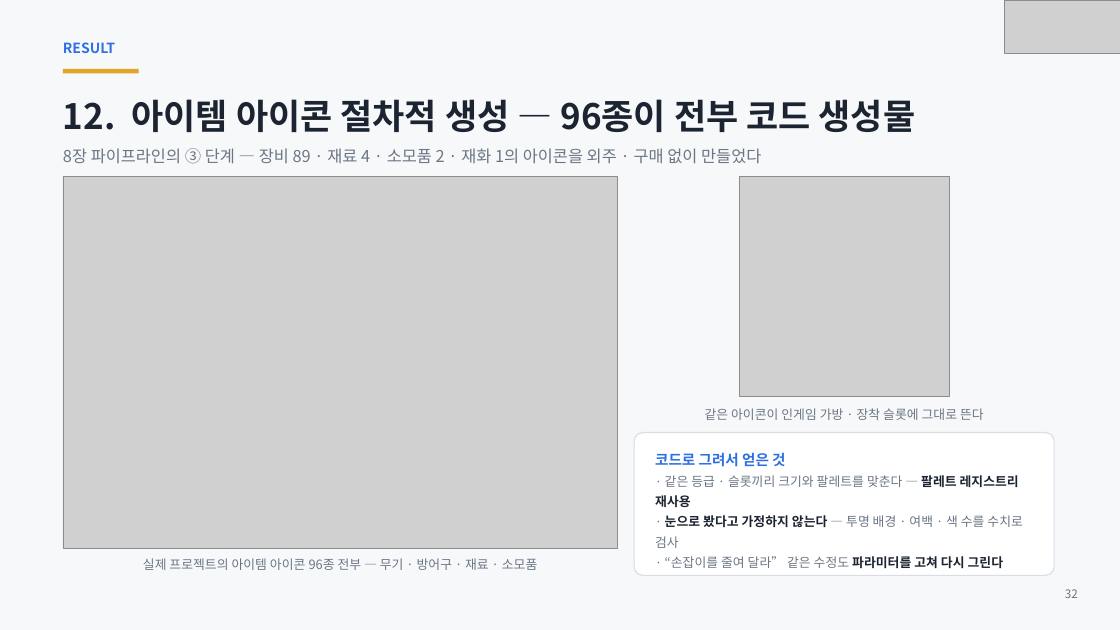
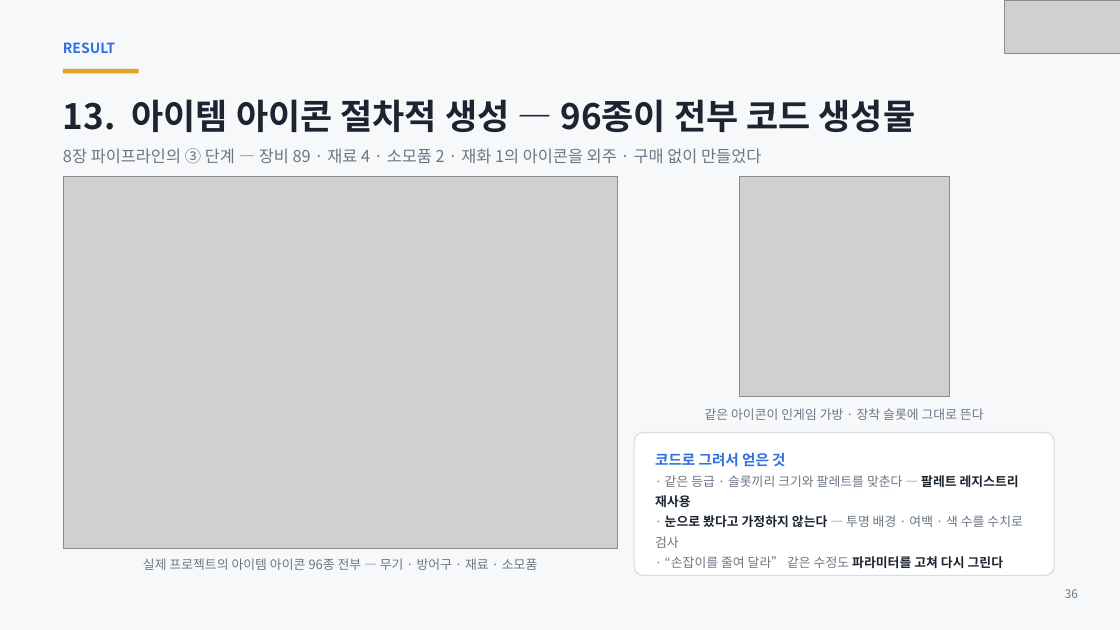
Before and after one commit to ks-wook/com2us-taskbar-hero, a slide deck: slide 36 of docs/com2us-taskbar-hero-발표자료.pptx (slide 32 before the commit). Drawn at 1120x630 pixels with LibreOffice and Linux fonts; fonts in the diff are those of the drawing; grey boxes stand for pictures. Boxes give left, top, right and bottom in pixels: in the first picture for what was removed or moved away, otherwise in the second. Text is boxed around its words. In the diff, an @@ line names an element or a change of style, - is before the commit and + after.

```diff
--- a/docs/com2us-taskbar-hero-발표자료.pptx
+++ b/docs/com2us-taskbar-hero-발표자료.pptx
@@ text at [63,99,916,132]: text changed @@
-12. 아이템 아이콘 절차적 생성 — 96종이 전부 코드 생성물
+13. 아이템 아이콘 절차적 생성 — 96종이 전부 코드 생성물
@@ text at [1065,589,1078,598]: text changed @@
-32
+36
```
Also in this commit, not shown: 29 other slides changed, 4 slides added, 9 other files.
